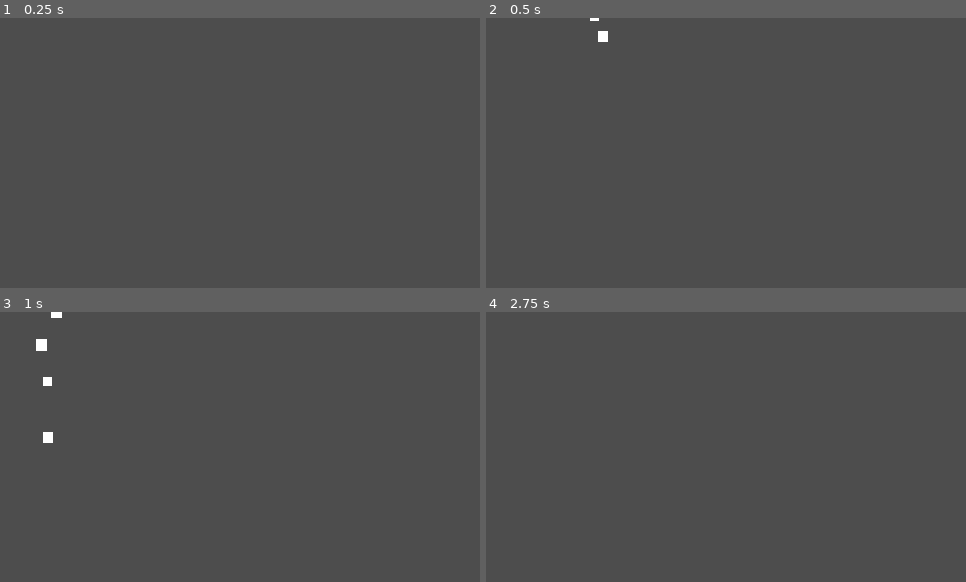
Above: before the commit, frames 1-4 (two rows, left to right).
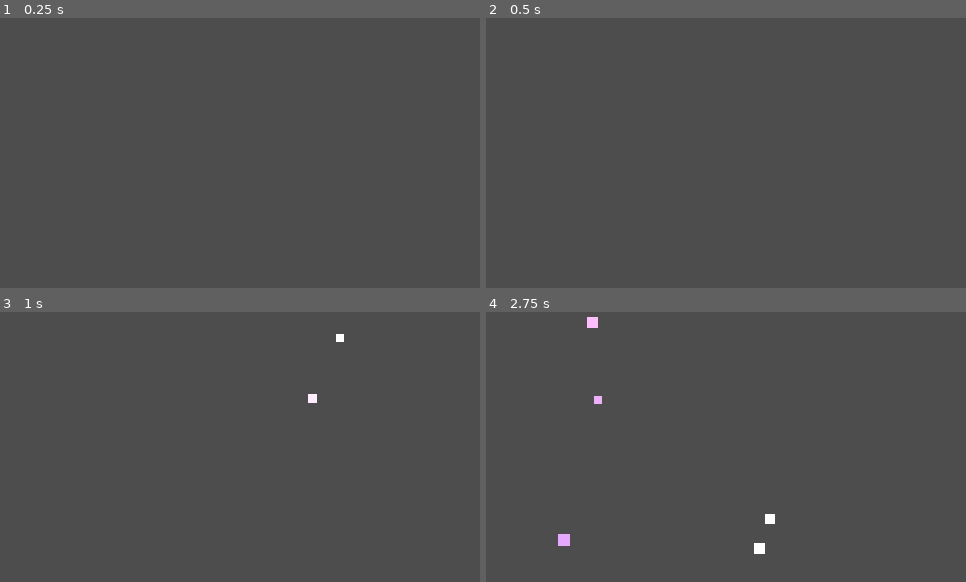
Above: after the commit, the same moments.

Repository: Steveo7711/FieldsOfGlow
Game: Godot game, scene res://scenes/fields/Field1.tscn
The game is run twice, just before and just after one commit, with the same random seed, the same clock (stepped at 60 frames per second) and the same inputs. The engine's default icon, where the game draws it, is replaced by a stand-in: a white triangle on a blue panel in a dark square.
Inputs:
- Up to frame 1 (0.25 s): no input
- Up to frame 2 (0.5 s): no input
- Up to frame 3 (1 s): hold D (move_right) from 0.53 s (still down); hold E (interact) from 0.53 s (still down)
- Up to frame 4 (2.75 s): release D (move_right) at 1.28 s; release E (interact) at 1.28 s; hold S (move_down) 1.28-2.03 s; tap E (interact) at 1.35 s; hold D (move_right) from 2.03 s (still down); hold E (interact) from 2.03 s (still down)

Frame 1 is identical in both runs. In frame 2, 0.1% of the frame differs, in the area x 21-26%, y 0-9%; in frame 3, 0.4%; in frame 4, 0.4%, in the area x 15-61%, y 1-90%.

Commit message:
Phase 2 Card 5: All 3 spirits implemented with distinct behaviors and day/night cycle

Diff:
--- a/autoloads/TimeManager.gd
+++ b/autoloads/TimeManager.gd
@@ -1,15 +1,18 @@
 extends Node
 
-const TICK_INTERVAL: float = 30.0  # real seconds per game tick
+const TICK_INTERVAL: float = 30.0
 const TICKS_PER_HOUR: int = 2
 const HOURS_PER_DAY: int = 24
 
 var current_tick: int = 0
-var current_hour: int = 6  # start at 6am
+var current_hour: int = 6
 var current_day: int = 1
 var _tick_accumulator: float = 0.0
+var is_running: bool = true
 
 func _process(delta: float) -> void:
+	if not is_running:
+		return
 	_tick_accumulator += delta
 	if _tick_accumulator >= TICK_INTERVAL:
 		_tick_accumulator -= TICK_INTERVAL
@@ -26,3 +29,16 @@
 		if current_hour == 0:
 			current_day += 1
 			EventBus.day_changed.emit(current_day)
+
+func pause() -> void:
+	is_running = false
+
+func resume() -> void:
+	is_running = true
+
+func get_time_string() -> String:
+	var suffix = "AM" if current_hour < 12 else "PM"
+	var display_hour = current_hour % 12
+	if display_hour == 0:
+		display_hour = 12
+	return "%d:00 %s" % [display_hour, suffix]
--- a/scenes/fields/Field1.tscn
+++ b/scenes/fields/Field1.tscn
@@ -3,9 +3,11 @@
 [ext_resource type="Texture2D" uid="uid://dh201hgplqf6c" path="res://icon.svg" id="1_1ovnd"]
 [ext_resource type="Script" uid="uid://bfj8qiwfeim2u" path="res://scenes/fields/Field1.gd" id="1_803vu"]
 [ext_resource type="PackedScene" uid="uid://brew6757gp78x" path="res://scenes/Player/player.tscn" id="2_jmxhy"]
-[ext_resource type="PackedScene" uid="uid://dodx7ojon2on0" path="res://scenes/spirits/SpiritBase.tscn" id="4_mmhnl"]
-[ext_resource type="Resource" uid="uid://da5nuyhldyyyt" path="res://scripts/resources/spirits/wispkin.tres" id="5_oiel6"]
+[ext_resource type="Script" uid="uid://d2ys6vplw8kte" path="res://scripts/fields/DayNightCycle.gd" id="3_dsrp2"]
 [ext_resource type="PackedScene" uid="uid://bdhcbc5d7g2t3" path="res://scenes/crops/CropTile.tscn" id="6_xdnyi"]
+[ext_resource type="PackedScene" uid="uid://bm86118qsp8ys" path="res://scenes/spirits/Sunbell.tscn" id="6_y0a3u"]
+[ext_resource type="PackedScene" uid="uid://d0w5v5ep3xsmh" path="res://scenes/spirits/Wispkin.tscn" id="7_elteb"]
+[ext_resource type="PackedScene" uid="uid://ca877bboyofbf" path="res://scenes/spirits/Glimmerling.tscn" id="8_i7jnl"]
 
 [sub_resource type="TileSetAtlasSource" id="TileSetAtlasSource_jmxhy"]
 texture = ExtResource("1_1ovnd")
@@ -50,6 +52,7 @@
 tile_set = SubResource("TileSet_803vu")
 
 [node name="CanvasModulate" type="CanvasModulate" parent="." unique_id=1949580913]
+script = ExtResource("3_dsrp2")
 
 [node name="CropGrid" type="Node2D" parent="." unique_id=1190942121]
 
@@ -90,9 +93,14 @@
 [node name="Player" parent="." unique_id=1924952034 instance=ExtResource("2_jmxhy")]
 position = Vector2(108, 117)
 
-[node name="SpiritBase" parent="." unique_id=2025895094 instance=ExtResource("4_mmhnl")]
-position = Vector2(65, 71)
-spirit_data = ExtResource("5_oiel6")
-
 [node name="CropTile" parent="." unique_id=280209015 instance=ExtResource("6_xdnyi")]
 position = Vector2(81, 85)
+
+[node name="Sunbell" parent="." unique_id=2025895094 instance=ExtResource("6_y0a3u")]
+position = Vector2(381, 81)
+
+[node name="Wispkin" parent="." unique_id=1219656739 instance=ExtResource("7_elteb")]
+position = Vector2(226, 197)
+
+[node name="Glimmerling" parent="." unique_id=679351783 instance=ExtResource("8_i7jnl")]
+position = Vector2(161, 62)
--- /dev/null
+++ b/scenes/spirits/Glimmerling.gd
@@ -0,0 +1,18 @@
+extends SpiritBase
+
+const FLICKER_SPEED = 8.0
+
+var flicker_timer: float = 0.0
+var flicker_intensity: float = 0.6
+
+func _process(delta: float) -> void:
+	flicker_timer += delta
+
+	# Erratic flickering light
+	var base_flicker = sin(flicker_timer * FLICKER_SPEED) * 0.3
+	var random_flicker = randf_range(-0.1, 0.1)
+	light_emitter.energy = clamp(flicker_intensity + base_flicker + random_flicker, 0.1, 1.0)
+
+	# Occasionally trigger a big flicker burst
+	if randf() < 0.002:
+		light_emitter.energy = 1.0
--- /dev/null
+++ b/scenes/spirits/Glimmerling.tscn
@@ -0,0 +1,9 @@
+[gd_scene format=3 uid="uid://ca877bboyofbf"]
+
+[ext_resource type="PackedScene" uid="uid://dodx7ojon2on0" path="res://scenes/spirits/SpiritBase.tscn" id="1_bfucq"]
+[ext_resource type="Script" uid="uid://ctovc8ccs3twl" path="res://scenes/spirits/Glimmerling.gd" id="2_8i0gx"]
+[ext_resource type="Resource" uid="uid://cj6ny2s03tck1" path="res://scripts/resources/spirits/glimmerling.tres" id="3_8i0gx"]
+
+[node name="Glimmerling" unique_id=2025895094 instance=ExtResource("1_bfucq")]
+script = ExtResource("2_8i0gx")
+spirit_data = ExtResource("3_8i0gx")
--- /dev/null
+++ b/scenes/spirits/Sunbell.gd
@@ -0,0 +1,17 @@
+extends SpiritBase
+
+const PULSE_SPEED = 2.0
+const PULSE_MIN = 0.5
+const PULSE_MAX = 1.0
+
+var pulse_timer: float = 0.0
+
+func _process(delta: float) -> void:
+	pulse_timer += delta
+	# Rhythmic light pulsing
+	var pulse = lerp(PULSE_MIN, PULSE_MAX, (sin(pulse_timer * PULSE_SPEED) + 1.0) / 2.0)
+	light_emitter.energy = pulse
+
+	# Morning favor - stronger in morning hours
+	if TimeManager.current_hour >= 6 and TimeManager.current_hour <= 10:
+		light_emitter.energy = pulse * 1.5
--- /dev/null
+++ b/scenes/spirits/Sunbell.tscn
@@ -0,0 +1,9 @@
+[gd_scene format=3 uid="uid://bm86118qsp8ys"]
+
+[ext_resource type="PackedScene" uid="uid://dodx7ojon2on0" path="res://scenes/spirits/SpiritBase.tscn" id="1_lyh4h"]
+[ext_resource type="Script" uid="uid://chsd78fxd440" path="res://scenes/spirits/Sunbell.gd" id="2_wkvn4"]
+[ext_resource type="Resource" uid="uid://dnsxjag2qk51e" path="res://scripts/resources/spirits/sunbell.tres" id="3_wkvn4"]
+
+[node name="Sunbell" unique_id=2025895094 instance=ExtResource("1_lyh4h")]
+script = ExtResource("2_wkvn4")
+spirit_data = ExtResource("3_wkvn4")
--- /dev/null
+++ b/scenes/spirits/Wispkin.tscn
@@ -0,0 +1,6 @@
+[gd_scene format=3 uid="uid://d0w5v5ep3xsmh"]
+
+[ext_resource type="PackedScene" uid="uid://dodx7ojon2on0" path="res://scenes/spirits/SpiritBase.tscn" id="1_wm4g4"]
+
+[node name="Wispkin" unique_id=2025895094 instance=ExtResource("1_wm4g4")]
+script = null
--- /dev/null
+++ b/scripts/fields/DayNightCycle.gd
@@ -0,0 +1,30 @@
+extends CanvasModulate
+
+# Colors for each time of day
+const DAWN_COLOR = Color(1.0, 0.85, 0.7)       # warm orange sunrise
+const DAY_COLOR = Color(1.0, 1.0, 1.0)          # bright white midday
+const DUSK_COLOR = Color(0.9, 0.7, 0.5)         # golden hour
+const NIGHT_COLOR = Color(0.15, 0.15, 0.35)     # deep blue night
+
+func _ready() -> void:
+	EventBus.hour_changed.connect(_on_hour_changed)
+	color = DAY_COLOR
+
+func _on_hour_changed(hour: int) -> void:
+	var target_color = _get_color_for_hour(hour)
+	# Smoothly tween to new color
+	var tween = create_tween()
+	tween.tween_property(self, "color", target_color, 2.0)
+
+func _get_color_for_hour(hour: int) -> Color:
+	match hour:
+		5, 6, 7:
+			return DAWN_COLOR
+		8, 9, 10, 11, 12, 13, 14, 15, 16:
+			return DAY_COLOR
+		17, 18, 19:
+			return DUSK_COLOR
+		20, 21, 22, 23, 0, 1, 2, 3, 4:
+			return NIGHT_COLOR
+		_:
+			return DAY_COLOR
--- /dev/null
+++ b/scripts/resources/spirits/glimmerling.tres
@@ -0,0 +1,14 @@
+[gd_resource type="Resource" script_class="SpiritData" format=3 uid="uid://cj6ny2s03tck1"]
+
+[ext_resource type="Script" uid="uid://fs1o5gbcmrcf" path="res://scripts/resources/SpiritData.gd" id="1_k4acx"]
+
+[resource]
+script = ExtResource("1_k4acx")
+spirit_name = "Glimmerling"
+spirit_id = "glimmerling"
+light_intensity = 0.6
+light_color = Color(0.9063318, 0.6651851, 1, 1)
+light_radius = 60.0
+temperament = 3
+traits = Array[String](["flicker_chance", "unstable_glow"])
+metadata/_custom_type_script = "uid://fs1o5gbcmrcf"
--- /dev/null
+++ b/scripts/resources/spirits/sunbell.tres
@@ -0,0 +1,14 @@
+[gd_resource type="Resource" script_class="SpiritData" format=3 uid="uid://dnsxjag2qk51e"]
+
+[ext_resource type="Script" uid="uid://fs1o5gbcmrcf" path="res://scripts/resources/SpiritData.gd" id="1_jq8k0"]
+
+[resource]
+script = ExtResource("1_jq8k0")
+spirit_name = "Sunbell"
+spirit_id = "sunbell"
+light_intensity = 0.8
+light_color = Color(1, 0.98039216, 0.19607843, 1)
+light_radius = 100.0
+movement_pattern = 1
+traits = Array[String](["warm_pulse", "morning_favor"])
+metadata/_custom_type_script = "uid://fs1o5gbcmrcf"
--- a/scripts/state_machines/SpiritStateMachine.gd
+++ b/scripts/state_machines/SpiritStateMachine.gd
@@ -11,7 +11,7 @@
 	for child in get_children():
 		if child is State:
 			states[child.name.to_lower()] = child
-			child.spirit = owner
+			child.spirit = get_parent()
 
 	# Enter initial state
 	if initial_state:
--- a/scripts/state_machines/states/HoveringState.gd
+++ b/scripts/state_machines/states/HoveringState.gd
@@ -15,9 +15,10 @@
 func update(delta: float) -> void:
 	hover_timer += delta
 	if hover_timer >= hover_duration:
-		spirit.state_machine.transition_to("wandering")
+		var spirit_base = spirit as SpiritBase
+		if spirit_base:
+			spirit_base.state_machine.transition_to("wandering")
 
 func physics_update(delta: float) -> void:
-	# Gentle bob in place
 	spirit.velocity = Vector2(0, sin(hover_timer * 2.0) * 5.0)
 	spirit.move_and_slide()
--- a/scripts/state_machines/states/ReactingState.gd
+++ b/scripts/state_machines/states/ReactingState.gd
@@ -7,7 +7,6 @@
 var player_position: Vector2 = Vector2.ZERO
 
 func enter() -> void:
-	# Find player position
 	var player = spirit.get_tree().get_first_node_in_group("player")
 	if player:
 		player_position = player.global_position
@@ -17,23 +16,23 @@
 	if player:
 		player_position = player.global_position
 	else:
-		spirit.state_machine.transition_to("wandering")
+		var spirit_base = spirit as SpiritBase
+		if spirit_base:
+			spirit_base.state_machine.transition_to("wandering")
 
 func physics_update(delta: float) -> void:
-	if not spirit.spirit_data:
+	var spirit_base = spirit as SpiritBase
+	if not spirit_base or not spirit_base.spirit_data:
 		return
 
 	var direction = (player_position - spirit.global_position).normalized()
 
-	match spirit.spirit_data.temperament:
+	match spirit_base.spirit_data.temperament:
 		SpiritData.TemperamentType.SHY:
-			# Flee away from player
 			spirit.velocity = -direction * FLEE_SPEED
 		SpiritData.TemperamentType.CURIOUS:
-			# Move toward player slowly
 			spirit.velocity = direction * CURIOUS_SPEED
 		_:
-			# Neutral - just stop
 			spirit.velocity = Vector2.ZERO
 
 	spirit.move_and_slide()
--- a/scripts/state_machines/states/State.gd
+++ b/scripts/state_machines/states/State.gd
@@ -1,7 +1,7 @@
 class_name State
 extends Node
 
-var spirit: SpiritBase
+var spirit: CharacterBody2D
 
 func enter() -> void:
 	pass
--- a/scripts/state_machines/states/WanderingState.gd
+++ b/scripts/state_machines/states/WanderingState.gd
@@ -1,11 +1,9 @@
 class_name WanderingState
 extends State
 
-# Field boundaries - matches Field1 size
 const FIELD_MIN = Vector2(20, 20)
 const FIELD_MAX = Vector2(1260, 940)
 
-const MOVE_SPEED = 40.0
 const MIN_WAIT = 1.5
 const MAX_WAIT = 4.0
 
@@ -13,8 +11,15 @@
 var is_waiting: bool = false
 var wait_timer: float = 0.0
 var wait_duration: float = 0.0
+var _move_speed: float = 40.0
 
 func enter() -> void:
+	# Restless spirits move faster
+	if spirit.spirit_data:
+		if spirit.spirit_data.temperament == SpiritData.TemperamentType.RESTLESS:
+			_move_speed = 70.0
+		else:
+			_move_speed = 40.0
 	_pick_new_target()
 
 func update(delta: float) -> void:
@@ -33,13 +38,12 @@
 	var direction = (target_position - spirit.global_position)
 
 	if direction.length() < 5.0:
-		# Reached target - wait a moment then pick new one
 		is_waiting = true
 		wait_timer = 0.0
 		wait_duration = randf_range(MIN_WAIT, MAX_WAIT)
 		spirit.velocity = Vector2.ZERO
 	else:
-		spirit.velocity = direction.normalized() * MOVE_SPEED
+		spirit.velocity = direction.normalized() * _move_speed
 
 	spirit.move_and_slide()
 
Not shown, added: scenes/spirits/Glimmerling.gd.uid
Not shown, added: scenes/spirits/Sunbell.gd.uid
Empty file added: scenes/spirits/Wispkin.gd
Not shown, added: scenes/spirits/Wispkin.gd.uid
Not shown, added: scripts/fields/DayNightCycle.gd.uid
